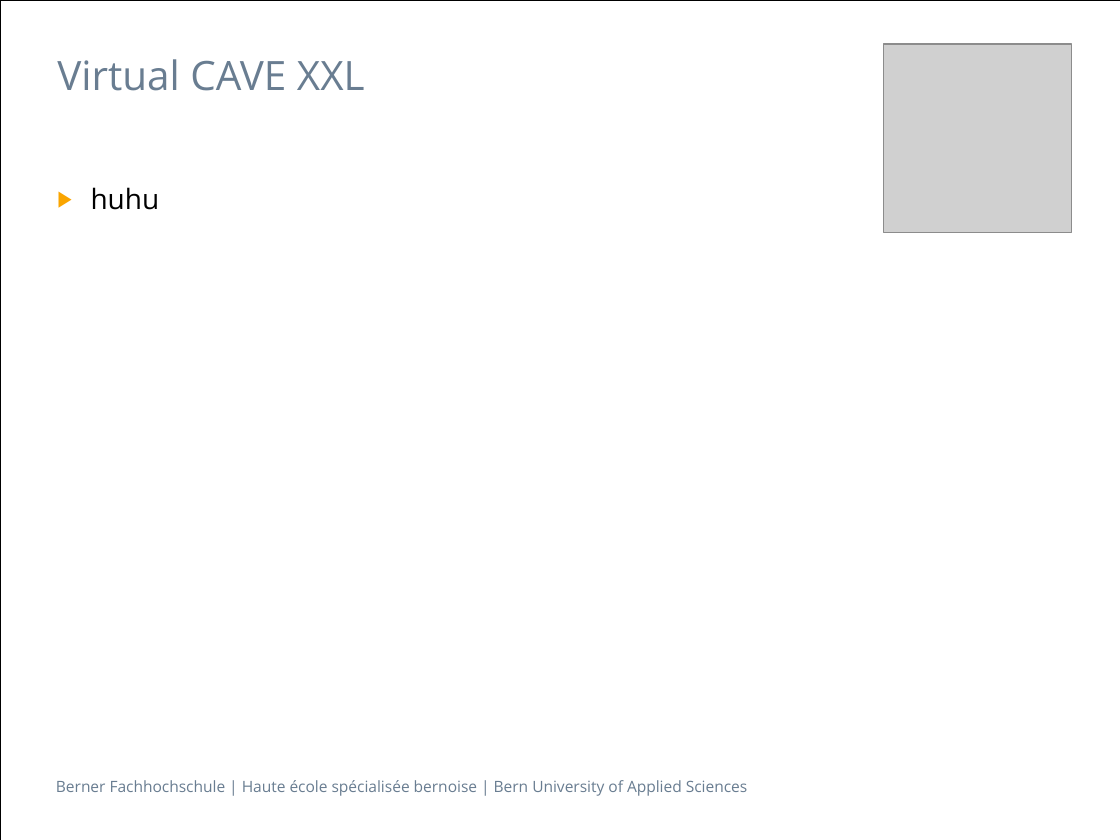
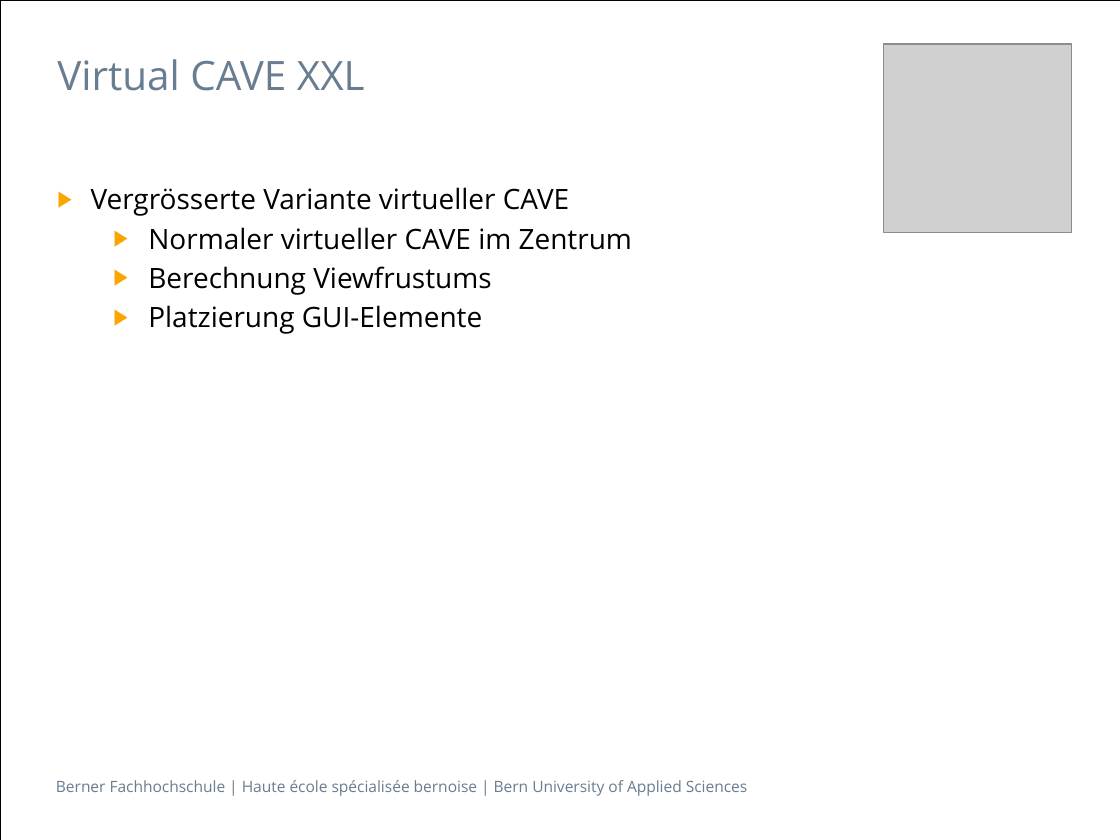
Before and after one commit to cpvrlab/UnityCavePlugin, a slide deck: slide 5 of docs/Presentation/Presentation_part_julien.pptx. Drawn at 1120x840 pixels with LibreOffice and Linux fonts; fonts in the diff are those of the drawing; grey boxes stand for pictures. Boxes give left, top, right and bottom in pixels: in the first picture for what was removed or moved away, otherwise in the second. Text is boxed around its words. In the diff, an @@ line names an element or a change of style, - is before the commit and + after.

```diff
--- a/docs/Presentation/Presentation_part_julien.pptx
+++ b/docs/Presentation/Presentation_part_julien.pptx
@@ text at (x1=91, y1=187, x2=632, y2=334): text changed @@
-▶ huhu
+▶ Vergrösserte Variante virtueller CAVE
+  ▶ Normaler virtueller CAVE im Zentrum
+  ▶ Berechnung Viewfrustums
+  ▶ Platzierung GUI-Elemente
```
Also in this commit, not shown: 3 other slides changed, 24 slides added, 1 slide removed, 19 other files.
